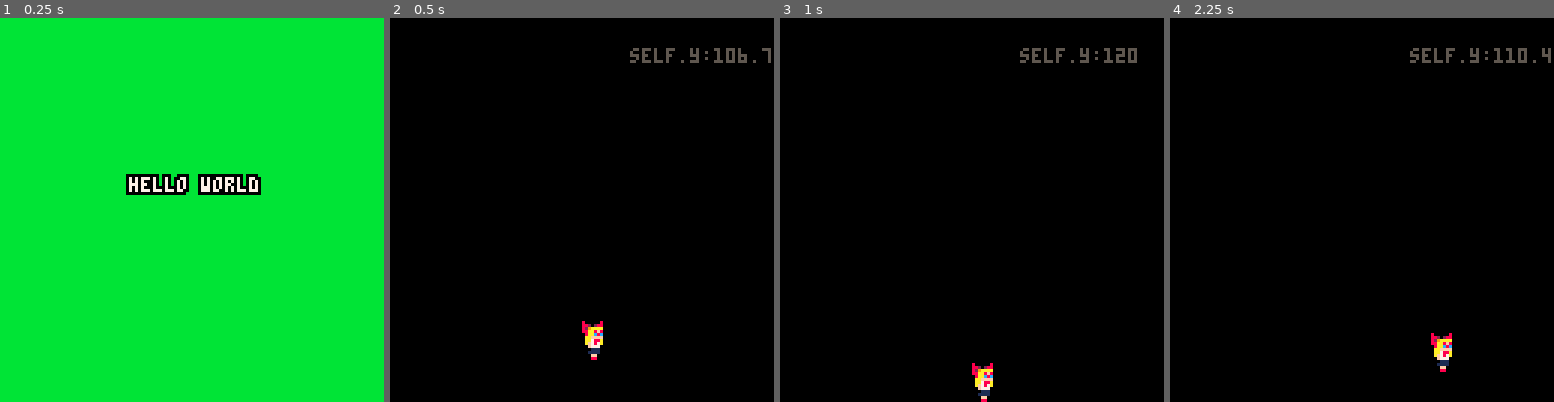
Above: before the commit, frames 1-4 (left to right).
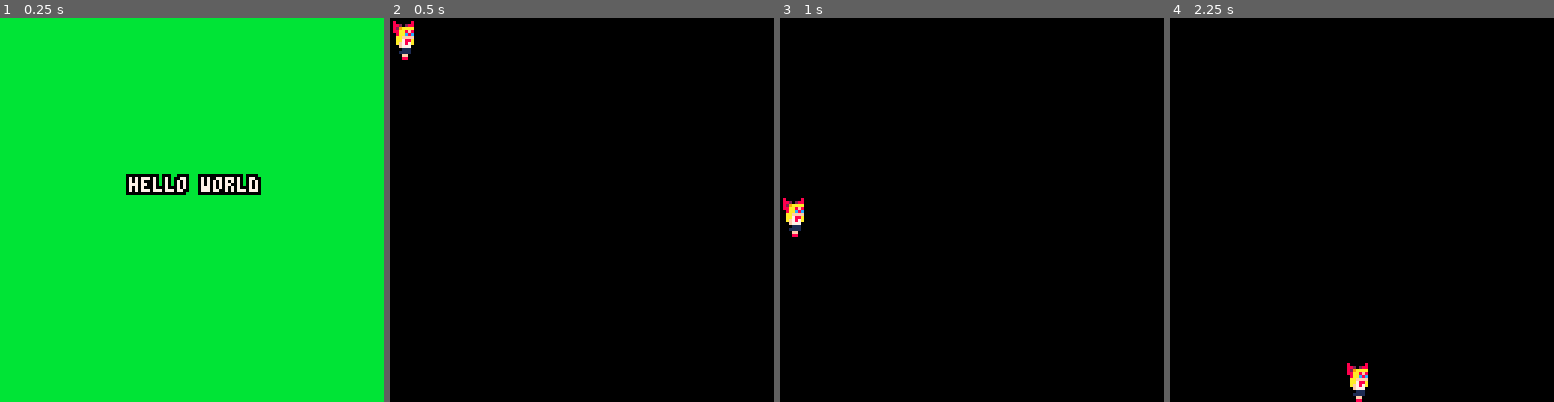
Above: after the commit, the same moments.

Repository: MarkNickerson/SailorV
Game: PICO-8 cartridge sailorv.p8
Same seed, same stepped clock (60 frames per second), same inputs: the game is played once before the commit and once after it.
Inputs:
- Up to frame 1 (0.25 s): no input
- Up to frame 2 (0.5 s): tap X (X key) at 0.33 s
- Up to frame 3 (1 s): tap O (Z key) at 0.7 s
- Up to frame 4 (2.25 s): tap X (X key) at 1.07, 1.85 s; hold Right 1.6-2.1 s; tap O (Z key) at 1.7, 2.1 s; hold Up from 2.15 s (still down)

Frame 1 is identical in both runs. In frame 2, 1.3% of the frame differs, in the area x 0-100%, y 0-90%; in frame 3, 1.2%; in frame 4, 1.3%.

Commit message:
Implemented a simpler, better feeling movement

Diff:
--- a/sailorv.p8
+++ b/sailorv.p8
@@ -31,89 +31,67 @@
 ---------------------------------- player --------------------------------------
 --------------------------------------------------------------------------------
 function make_player(x,y)
-  local player = {
-    x=x,                 -- player x position
-
-    y=y,                 -- player y position
-
-    p_jump=-1.75,           -- jump velocity
-
+  local p = {
+    x=x,
+    y=y,
     dx=0,
-
     dy=0,
-
-    --max_dx=1,             -- max x speed
-
-    --max_dy=2,             -- max y speed
-
-    --p_width=8,            -- sprite width
-
-    --p_height=16,          -- sprite height
-
-    p_speed=0.05,         -- player acceleration force
-
-    drag=0.05,            -- player drag force
-
-    gravity=0.15,         -- gravity
-
-
-
-    jump_button={
-      update=function(self)
-        if(btn(2)) then
-          self.is_jumping=true
-        else
-          self.is_jumping=false
-        end
-      end
-    },
-    update=function(self)
-      local b_left=btn(0)
-      local b_right=btn(1)
-
-      if b_left==true then
-        self.dx-=self.p_speed
-        b_right=false
-      elseif b_right==true then
-        self.dx+=self.p_speed
-      else
-        self.dx*=self.drag
-      end
-
-      self.x+=self.dx
-      self.jump_button:update()
-
-      if self.jump_button.is_jumping then
-        self.dy=self.p_jump
-      end
-
-      self.dy+=self.gravity
-      self.y+=self.dy
-
-
-      if self.y>=120 then
-        self.y = 120
-      end
-    end,
-
-    draw=function(self)
-      spr(1, self.x, self.y-8, 1, 2)
-      print ('self.y:'..(self.y), 80, 10, 5)
-    end
+    gravity=0.15,
   }
-  return player
+  return p
 end
 
 -- player input
 
-function handle_input()
-end
+function move_player()
+  accel = 0.5
+  -- player control
+   if (btn(0)) then
+       player.dx = player.dx - accel
+       --pl.d=-1
+     end
+   if (btn(1)) then
+     player.dx = player.dx + accel
+     --pl.d=1
+   end
+
+   -- gravity and friction
+   player.dy+=player.gravity
+   player.dy*=0.95
+
+   -- x friction
+   player.dx*=0.8
+
+  -- if ((btn(4) or btn(2)) and pl.standing) then
+  --   pl.dy = -0.7
+  --end
+  player.x+=player.dx
+  player.y+=player.dy
+
+  if player.y >= 120 then
+    player.y = 120
+  end
+end
+
+function solid (x, y)
+	if (x < 0 or x >= 128 ) then
+		return true end
+
+	val = mget(x, y)
+	return fget(val, 1)
+end
+
+function collisions()
+
+end
+
 
 -- pico8 game funtions
 
 function _init()
     cls()
-    p1=make_player(64,100)
+    player = make_player(1,1)
+
 end
 
 function _update60()
@@ -156,22 +134,21 @@
 -- game
 
 function update_game()
-  p1:update()
+  move_player()
+  collisions()
 end
 
 function draw_game()
-  p1:draw()
+  spr(1, player.x, player.y-8, 1, 2)
 end
 
 
 -- game over
 
 function update_gameover()
-
 end
 
 function draw_gameover()
-
 end
 
 -- utils
